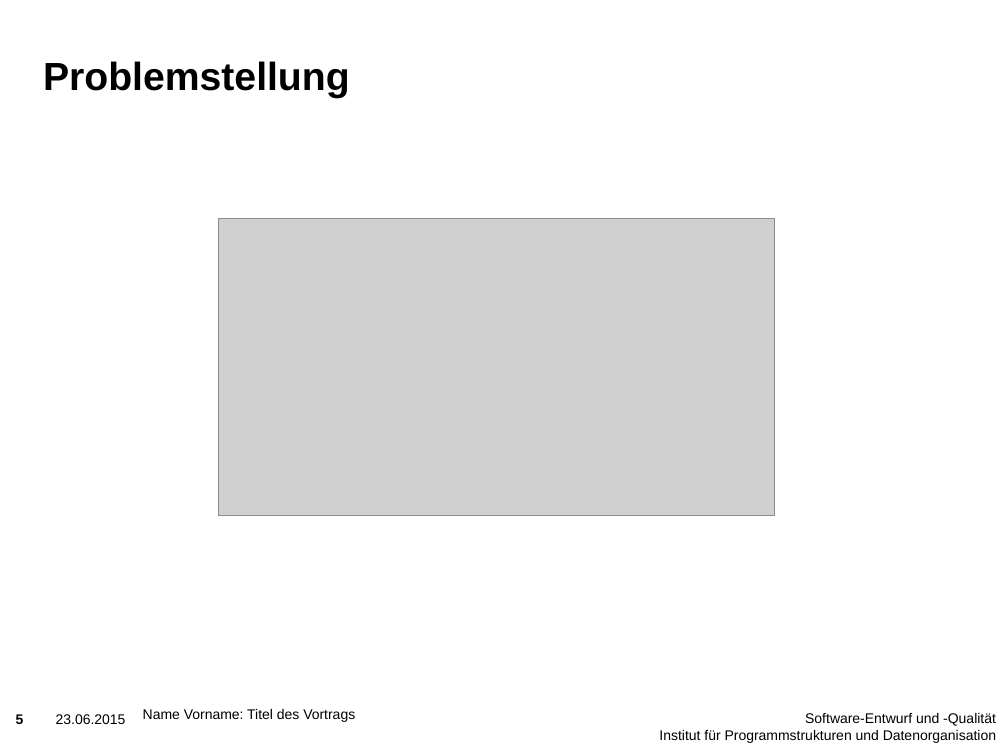
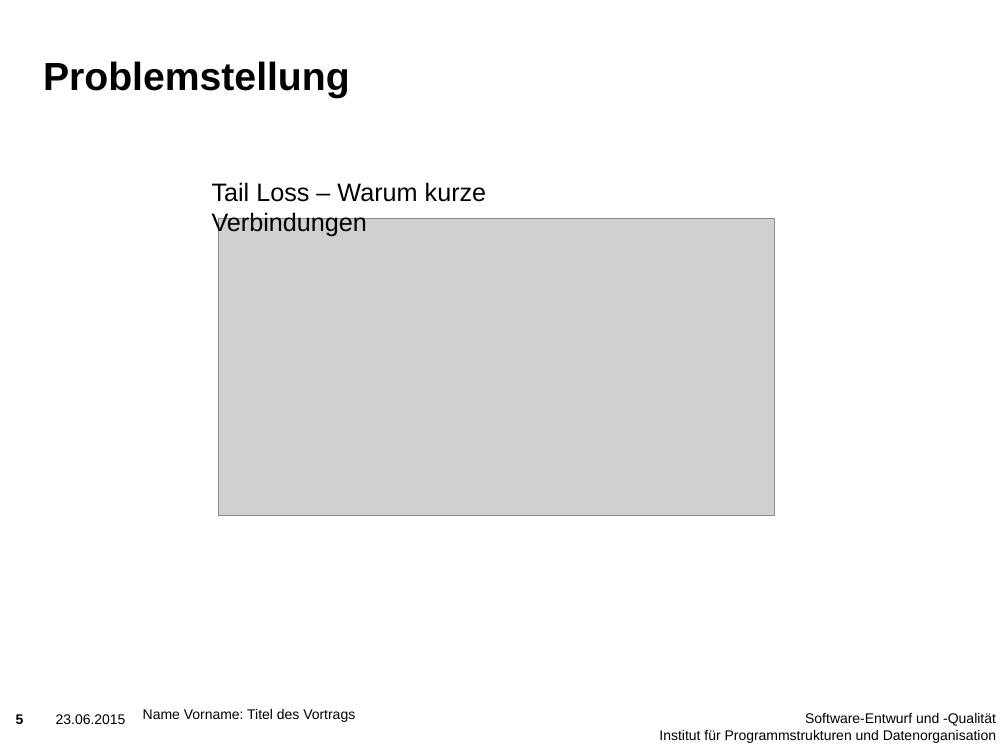
Before and after one commit to holzleube/hotTopics, a slide deck: slide 5 of Vortrag/Vortrag.pptx. Drawn at 1008x756 pixels with LibreOffice and Linux fonts; fonts in the diff are those of the drawing; grey boxes stand for pictures; background and template pictures are left out. Boxes give left, top, right and bottom in pixels: in the first picture for what was removed or moved away, otherwise in the second. Text is boxed around its words. In the diff, an @@ line names an element or a change of style, - is before the commit and + after.

```diff
--- a/Vortrag/Vortrag.pptx
+++ b/Vortrag/Vortrag.pptx
@@ text added at [212, 182, 487, 237], 18 pt, text #000000 @@
+Tail Loss – Warum kurze Verbindungen
```
Also in this commit, not shown: 1 other slide changed, 1 slide added, 2 other files.
